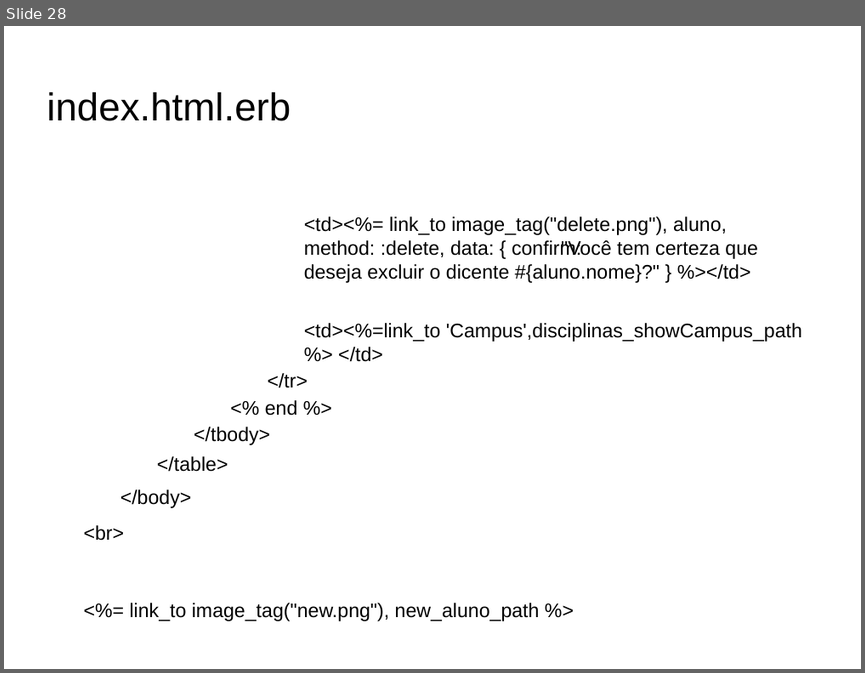
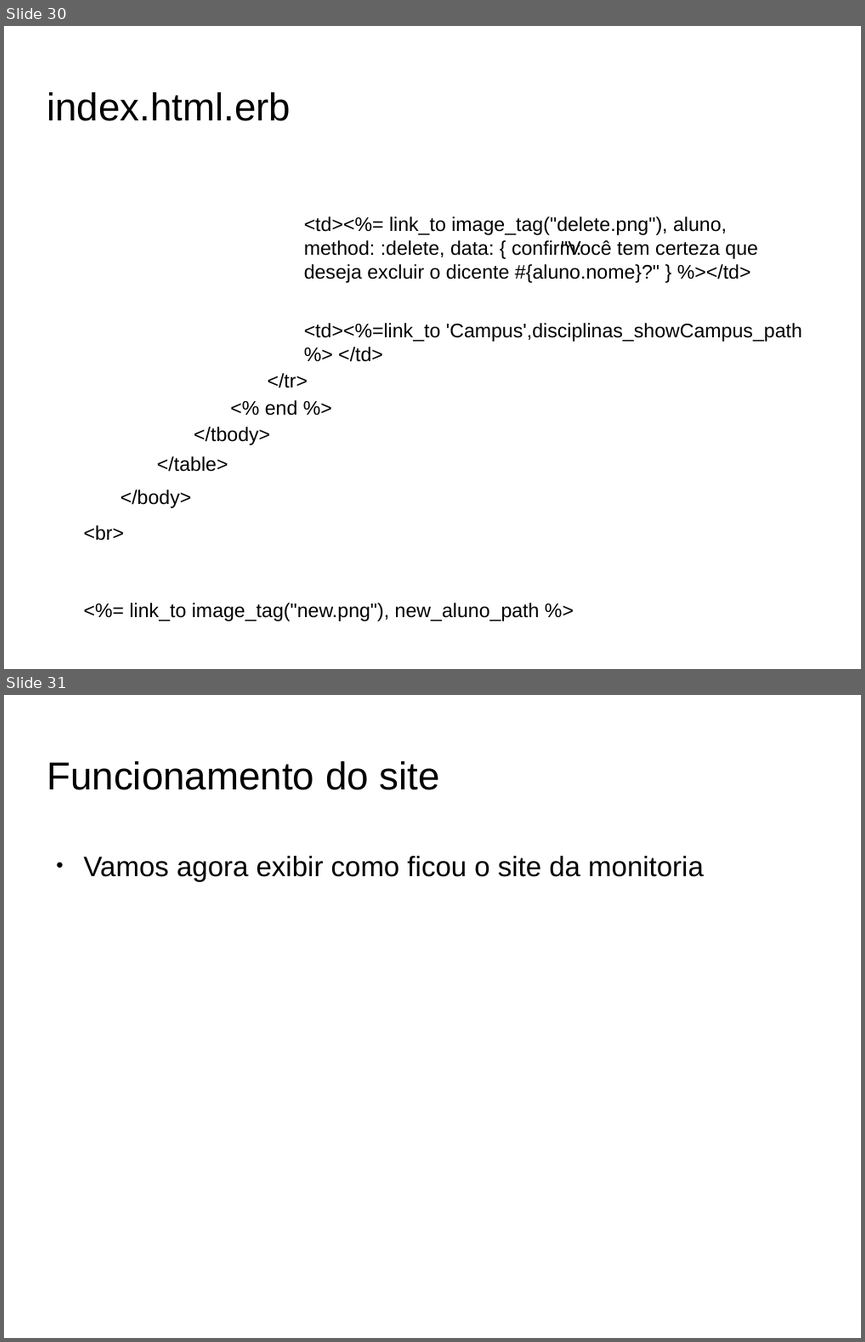
Before and after one commit to brunojus/cicmonit, a slide deck: Apresentacao.odp. Shown one above the other, each under a label of ours: slide 28 before the commit, slides 30 and 31 after it. The pictures are 865x673 and 865x1342 pixels, drawn with LibreOffice and Linux fonts; fonts in the diff are those of the drawing; background and template pictures are left out. Boxes give left, top, right and bottom in pixels: in the first picture for what was removed or moved away, otherwise in the second. Text is boxed around its words. In the diff, an @@ line names an element or a change of style, - is before the commit and + after.

```diff
--- a/Apresentacao.odp
+++ b/Apresentacao.odp
@@ slide 31 added at (x1=4, y1=695, x2=861, y2=1338), background picture (left out) @@
@@ title added at (x1=46, y1=761, x2=440, y2=790), 36 pt, text #000000 @@
+Funcionamento do site
@@ text added at (x1=84, y1=856, x2=704, y2=881), 26 pt, text #000000 @@
+● Vamos agora exibir como ficou o site da monitoria
@@ what was slide 28 is now slide 30 @@
```
Also in this commit, not shown: 1 slide changed, 2 other slides added, 1 other file.
